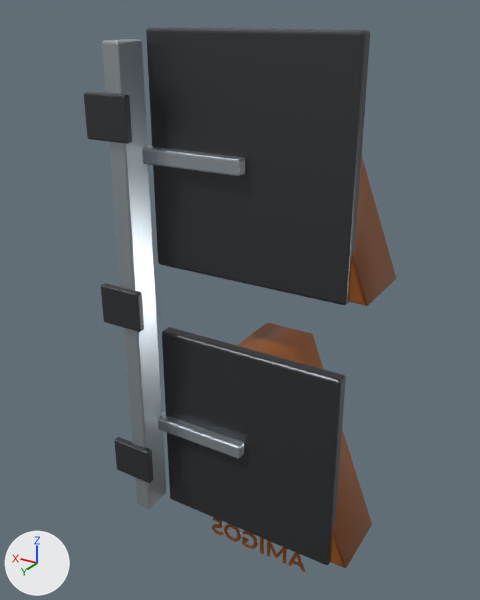
What one commit did to the glTF model assets/AMIGOS_DoubleA_Projected.glb.
The view is the same before and after, from a camera (50 mm lens) standing at (-1.36, 2.25, 1.24) and looking at (0.1, -0.18, 0.02). Every picture has the same lights, and +X, +Y and +Z are marked at lower left. The picture after the commit comes second. Where no turn or scale is listed for an object, it has been applied to the vertices.

Objects in the first picture: 'AMIGOS | identity plaque', 'AMIGOS | projecting A 1', 'AMIGOS | projecting A 2', 'forward mounting arm -0.68', 'forward mounting arm 0.68', 'main vertical rear mounting rail', 'projecting sign rear housing 1', 'projecting sign rear housing 2', 'wall plate -0.85', 'wall plate 0.00', 'wall plate 0.85'.
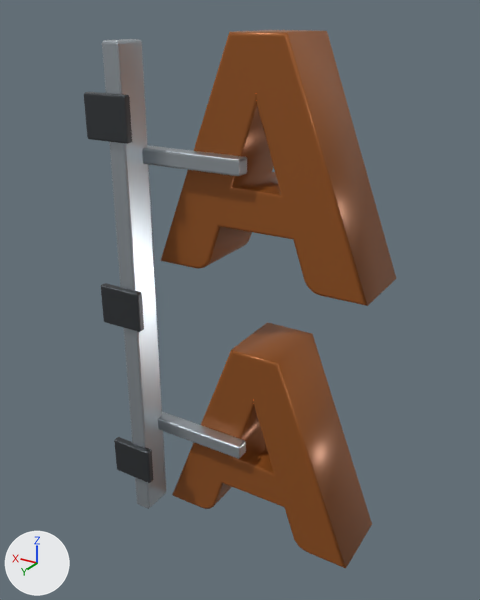
Boxes [x1, y1, x2, y2] around the edits, measured in the pictures (480 x 600 px):
'projecting sign rear housing 1', deleted
    before: [146, 27, 370, 305]
'projecting sign rear housing 2', deleted
    before: [162, 327, 346, 565]
'AMIGOS | identity plaque', deleted
    before: [212, 518, 306, 572]
'AMIGOS | projecting A 1', unchanged, uncovered by the edit
    before: [348, 158, 396, 306]
    after: [161, 30, 396, 306]
'AMIGOS | projecting A 2', unchanged, uncovered by the edit
    before: [237, 322, 372, 568]
    after: [172, 322, 372, 568]

What the commit changed:
Object 'projecting sign rear housing 1' (ob_projecting_sign_rear_housing_1) is deleted.
Object 'projecting sign rear housing 2' (ob_projecting_sign_rear_housing_2) is deleted.
Object 'AMIGOS | identity plaque' (ob_amigos___identity_plaque) is deleted.
